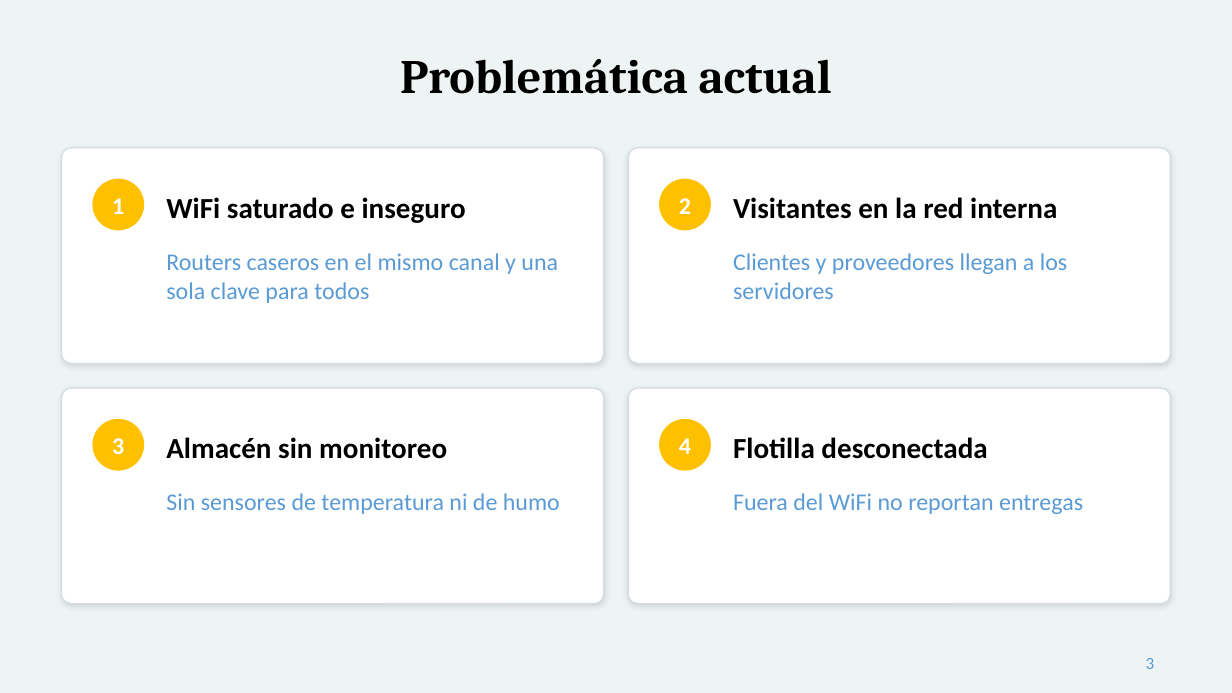
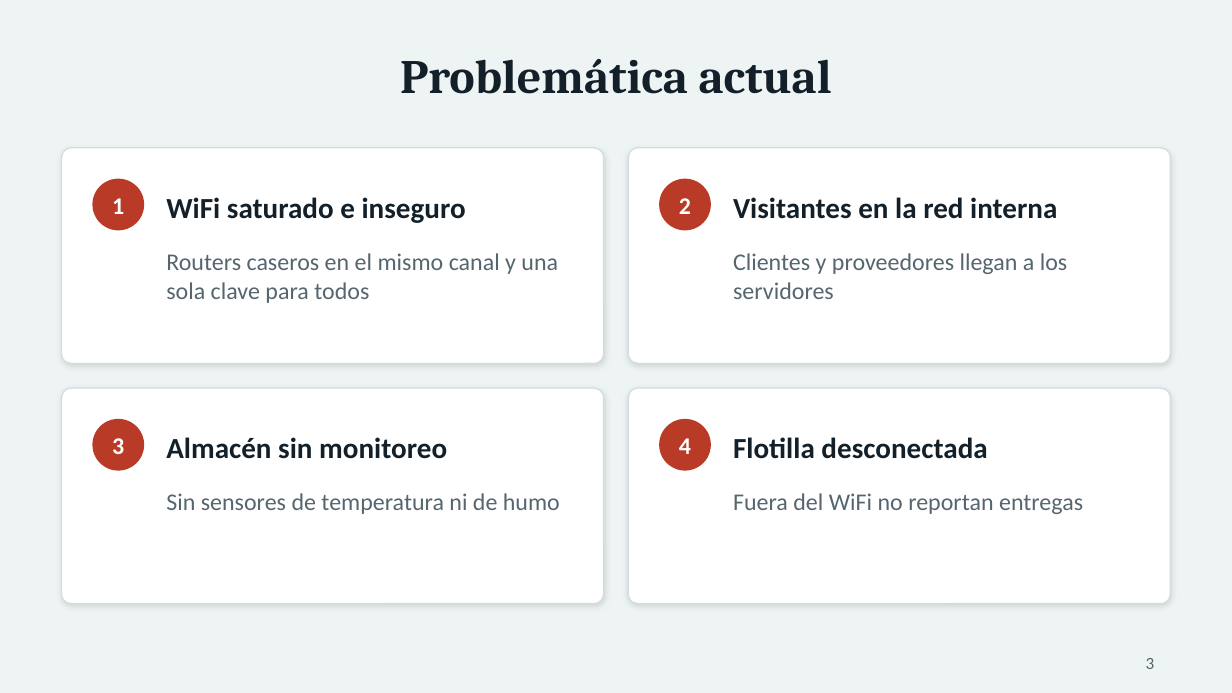
Before and after one commit to USX22/inalambricreds2, a slide deck: slide 3 of entregables/Presentacion_InnovaLogistics.pptx. Drawn at 1232x693 pixels with LibreOffice and Linux fonts; fonts in the diff are those of the drawing. Boxes give left, top, right and bottom in pixels: in the first picture for what was removed or moved away, otherwise in the second. Text is boxed around its words. In the diff, an @@ line names an element or a change of style, - is before the commit and + after.

```diff
--- a/entregables/Presentacion_InnovaLogistics.pptx
+++ b/entregables/Presentacion_InnovaLogistics.pptx
@@ fill #FFC000 to #B93A26 in 4 elements at bbox=[92, 179, 144, 230], bbox=[659, 179, 711, 230], bbox=[92, 419, 144, 471], bbox=[659, 419, 711, 471] @@
@@ text colour #000000 to #132029 in 5 elements at bbox=[400, 59, 832, 94], bbox=[166, 197, 466, 223], bbox=[733, 197, 1057, 219], bbox=[166, 437, 447, 459], bbox=[733, 437, 987, 459] @@
@@ text colour #5B9BD5 to #55666F in 5 elements at bbox=[166, 253, 558, 303], bbox=[733, 253, 1068, 299], bbox=[166, 493, 560, 514], bbox=[733, 493, 1083, 514], bbox=[1146, 658, 1155, 669] @@
```
Also in this commit, not shown: 13 other slides changed.
